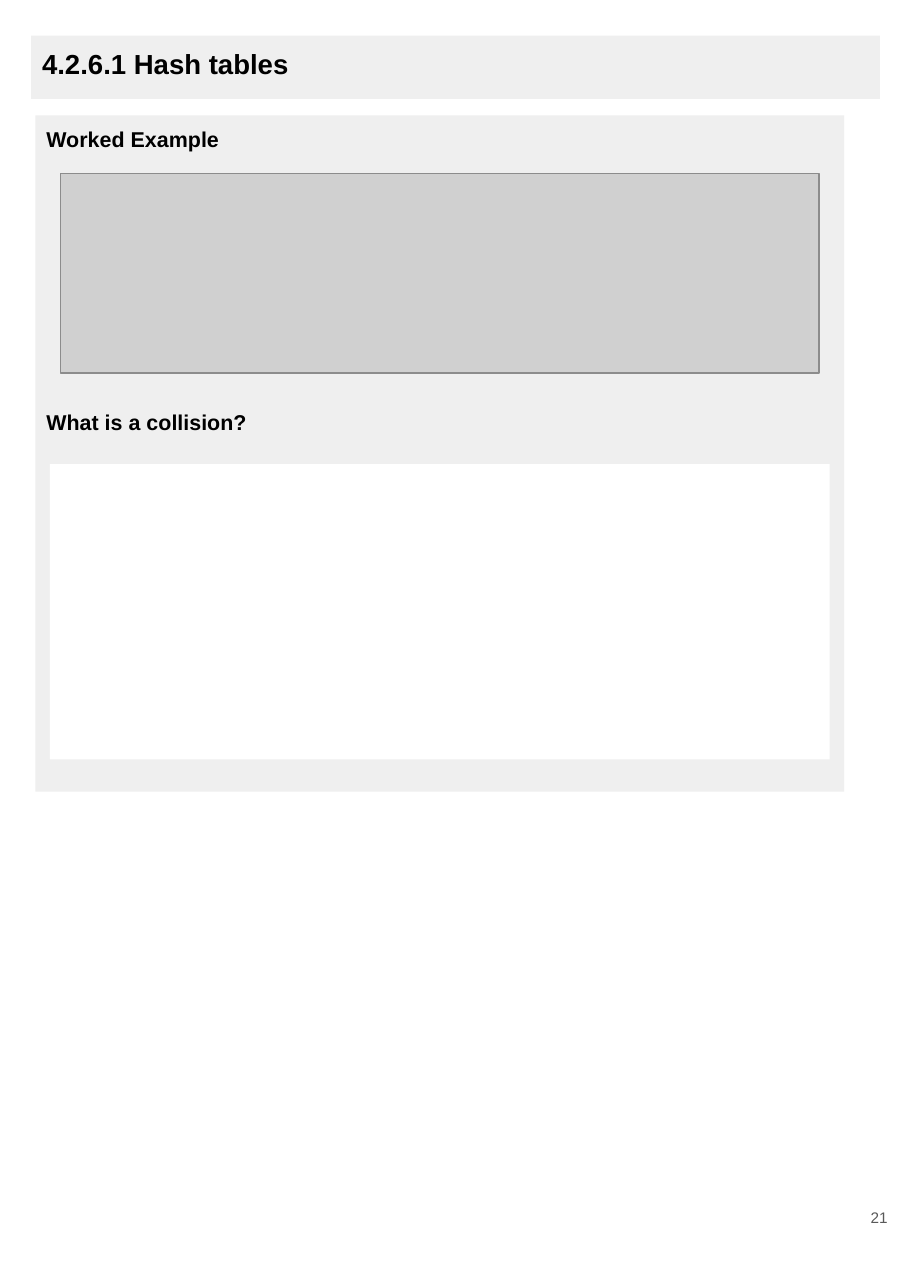
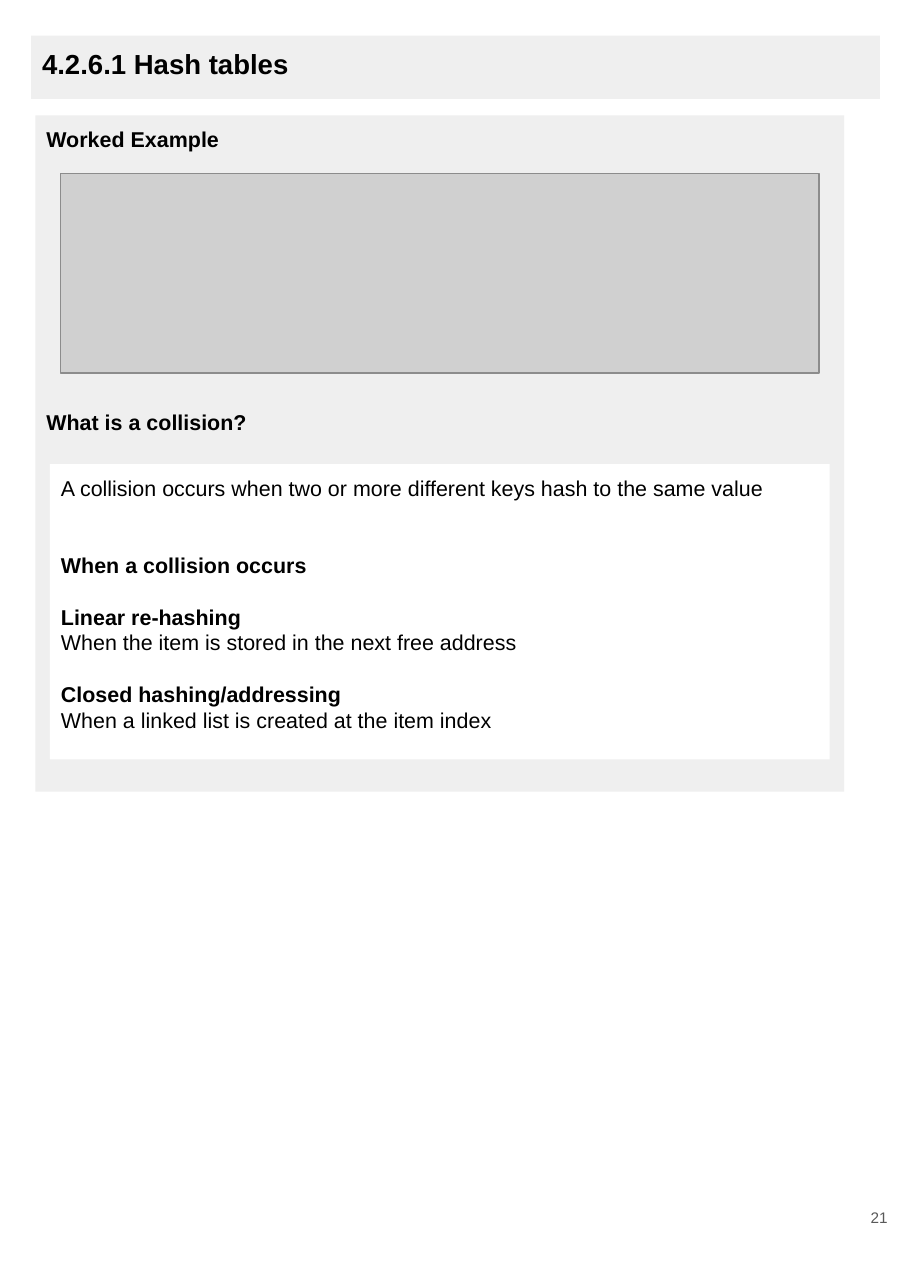
Before and after one commit to Ice424/CS-ALevel, a slide deck: slide 21 of python/Sorting Algorithms/V2.0 4.3.4 Searching algorithms.pptx. Drawn at 911x1288 pixels with LibreOffice and Linux fonts; fonts in the diff are those of the drawing; grey boxes stand for pictures. Boxes give left, top, right and bottom in pixels: in the first picture for what was removed or moved away, otherwise in the second. Text is boxed around its words. In the diff, an @@ line names an element or a change of style, - is before the commit and + after.

```diff
--- a/python/Sorting Algorithms/V2.0 4.3.4 Searching algorithms.pptx
+++ b/python/Sorting Algorithms/V2.0 4.3.4 Searching algorithms.pptx
@@ text in rectangle at [61,480,762,729]: text added @@
+A collision occurs when two or more different keys hash to the same value
+When a collision occurs
+Linear re-hashing
+When the item is stored in the next free address
+Closed hashing/addressing
+When a linked list is created at the item index
```
Also in this commit, not shown: 3 other slides changed, 1 other file.
